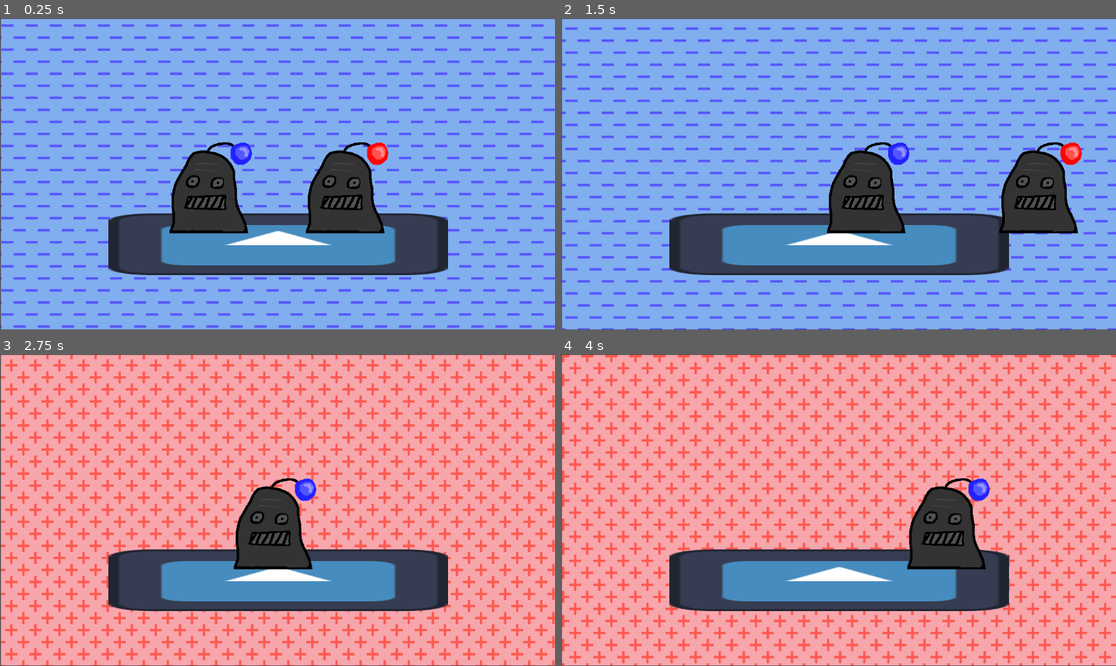
Above: before the commit, frames 1-4 (two rows, left to right).
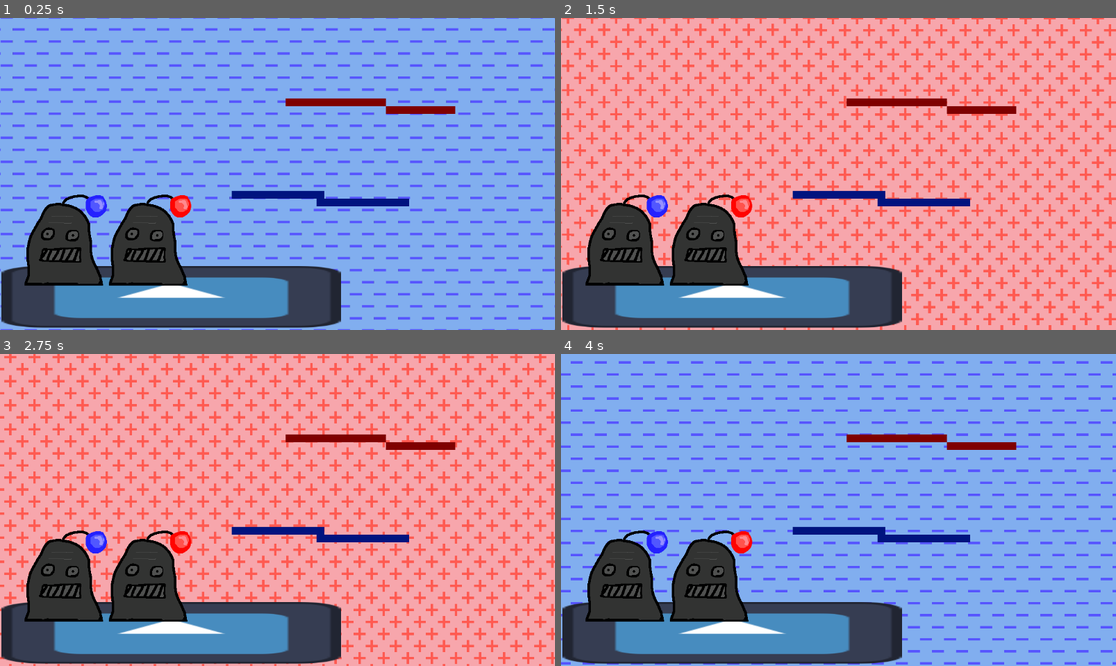
Above: after the commit, the same moments.

Repository: Jyeung05/Magnet-Dudes
Game: Godot game, scene res://scenes/test_level.tscn
The game is run twice, just before and just after one commit, with the same random seed, the same clock (stepped at 60 frames per second) and the same inputs. The engine's default icon, where the game draws it, is replaced by a stand-in: a white triangle on a blue panel in a dark square.
Inputs:
- Up to frame 1 (0.25 s): no input
- Up to frame 2 (1.5 s): tap Enter (ui_accept) at 0.5, 0.77, 0.8, 1.07, 1.35 s; hold Right (ui_right) from 0.53 s (still down); tap E (switch, bound only after the commit) at 0.6 s
- Up to frame 3 (2.75 s): tap Enter (ui_accept) at 1.52, 1.82, 2.3 s; tap E (switch, bound only after the commit) at 1.55, 2.1 s; release Right (ui_right) at 2.03 s; hold Left (ui_left) from 2.03 s (still down)
- Up to frame 4 (4 s): release Left (ui_left) at 2.78 s; hold Right (ui_right) from 2.78 s (still down); tap E (switch, bound only after the commit) at 2.85 s; tap Enter (ui_accept) at 3.02, 3.32, 3.6, 3.77 s

The runs differ from the first frame. In frame 1, 47% of the frame differs, in the area x 0-100%, y 0-100%; in frame 2, 99%; in frame 3, 54%; in frame 4, 99%.

Commit message:
changed key binds

Diff:
--- a/player1.gd
+++ b/player1.gd
@@ -15,7 +15,7 @@
 # Called every frame. 'delta' is the elapsed time since the previous frame.
 func _process(_delta):
 	if(player1):
-		if Input.is_action_just_pressed("ui_accept"):
+		if Input.is_action_just_pressed("switch"):
 			_switch()
 		_walk()
 	#_dash()
@@ -24,7 +24,7 @@
 
 
 func _walk():
-	direction = Input.get_vector("ui_left", "ui_right","ui_up" , "ui_down")
+	direction = Input.get_vector("left", "right","nothing" , "down")
 	velocity = direction * speed
 	_jump()
 	move_and_slide()
@@ -36,13 +36,13 @@
 func _jump():
 	var apex = false;
 	#check if the user wants to jump
-	if Input.is_action_pressed("ui_up"):
+	if Input.is_action_pressed("up"):
 		#subtracts because up is negative in 2d plane
 		velocity.y -= jumpForce
 		jumpForce = jumpForce*0.9
 	#check if the jump has reached its apex when jump force becomes 0, or if they did a short hop
 	#it will consider it the apex
-	if (jumpForce == 0.0 || Input.is_action_just_released("ui_up")):
+	if (jumpForce == 0.0 || Input.is_action_just_released("up")):
 
 		apex = true;
 	if (apex == true):
--- a/player_2.gd
+++ b/player_2.gd
@@ -15,7 +15,7 @@
 # Called every frame. 'delta' is the elapsed time since the previous frame.
 func _process(_delta):
 	if(!player1):
-		if Input.is_action_just_pressed("ui_accept"):
+		if Input.is_action_just_pressed("switch"):
 			_switch()
 		_walk()
 	#_dash()
@@ -24,7 +24,7 @@
 
 
 func _walk():
-	direction = Input.get_vector("ui_left", "ui_right","ui_up" , "ui_down")
+	direction = Input.get_vector("left", "right","up" , "down")
 	velocity = direction * speed
 	_jump()
 	move_and_slide()
@@ -36,13 +36,13 @@
 func _jump():
 	var apex = false;
 	#check if the user wants to jump
-	if Input.is_action_pressed("ui_up"):
+	if Input.is_action_pressed("up"):
 		#subtracts because up is negative in 2d plane
 		velocity.y -= jumpForce
 		jumpForce = jumpForce*0.9
 	#check if the jump has reached its apex when jump force becomes 0, or if they did a short hop
 	#it will consider it the apex
-	if (jumpForce == 0.0 || Input.is_action_just_released("ui_up")):
+	if (jumpForce == 0.0 || Input.is_action_just_released("up")):
 
 		apex = true;
 	if (apex == true):
--- a/project.godot
+++ b/project.godot
@@ -23,6 +23,48 @@
 
 project/assembly_name="Magnet Dudes"
 
+[input]
+
+up={
+"deadzone": 0.5,
+"events": [Object(InputEventKey,"resource_local_to_scene":false,"resource_name":"","device":-1,"window_id":0,"alt_pressed":false,"shift_pressed":false,"ctrl_pressed":false,"meta_pressed":false,"pressed":false,"keycode":0,"physical_keycode":87,"key_label":0,"unicode":119,"echo":false,"script":null)
+]
+}
+left={
+"deadzone": 0.5,
+"events": [Object(InputEventKey,"resource_local_to_scene":false,"resource_name":"","device":-1,"window_id":0,"alt_pressed":false,"shift_pressed":false,"ctrl_pressed":false,"meta_pressed":false,"pressed":false,"keycode":0,"physical_keycode":65,"key_label":0,"unicode":97,"echo":false,"script":null)
+]
+}
+right={
+"deadzone": 0.5,
+"events": [Object(InputEventKey,"resource_local_to_scene":false,"resource_name":"","device":-1,"window_id":0,"alt_pressed":false,"shift_pressed":false,"ctrl_pressed":false,"meta_pressed":false,"pressed":false,"keycode":0,"physical_keycode":68,"key_label":0,"unicode":100,"echo":false,"script":null)
+]
+}
+down={
+"deadzone": 0.5,
+"events": [Object(InputEventKey,"resource_local_to_scene":false,"resource_name":"","device":-1,"window_id":0,"alt_pressed":false,"shift_pressed":false,"ctrl_pressed":false,"meta_pressed":false,"pressed":false,"keycode":0,"physical_keycode":83,"key_label":0,"unicode":115,"echo":false,"script":null)
+]
+}
+switch={
+"deadzone": 0.5,
+"events": [Object(InputEventKey,"resource_local_to_scene":false,"resource_name":"","device":-1,"window_id":0,"alt_pressed":false,"shift_pressed":false,"ctrl_pressed":false,"meta_pressed":false,"pressed":false,"keycode":0,"physical_keycode":69,"key_label":0,"unicode":101,"echo":false,"script":null)
+]
+}
+mag={
+"deadzone": 0.5,
+"events": [Object(InputEventMouseButton,"resource_local_to_scene":false,"resource_name":"","device":-1,"window_id":0,"alt_pressed":false,"shift_pressed":false,"ctrl_pressed":false,"meta_pressed":false,"button_mask":0,"position":Vector2(0, 0),"global_position":Vector2(0, 0),"factor":1.0,"button_index":1,"canceled":false,"pressed":false,"double_click":false,"script":null)
+]
+}
+on_off={
+"deadzone": 0.5,
+"events": [Object(InputEventMouseButton,"resource_local_to_scene":false,"resource_name":"","device":-1,"window_id":0,"alt_pressed":false,"shift_pressed":false,"ctrl_pressed":false,"meta_pressed":false,"button_mask":0,"position":Vector2(0, 0),"global_position":Vector2(0, 0),"factor":1.0,"button_index":2,"canceled":false,"pressed":false,"double_click":false,"script":null)
+]
+}
+nothing={
+"deadzone": 0.5,
+"events": []
+}
+
 [layer_names]
 
 2d_physics/layer_1="universal_walls"
--- a/scenes/test_level.tscn
+++ b/scenes/test_level.tscn
@@ -1,9 +1,10 @@
-[gd_scene load_steps=5 format=3 uid="uid://dnop5y8r01gai"]
+[gd_scene load_steps=6 format=3 uid="uid://dnop5y8r01gai"]
 
 [ext_resource type="PackedScene" uid="uid://bdafyvsx12f4n" path="res://scenes/platform.tscn" id="1_yr3l8"]
 [ext_resource type="PackedScene" uid="uid://c1x2qhmk57cxx" path="res://scenes/player_1.tscn" id="2_m6lx5"]
 [ext_resource type="PackedScene" uid="uid://bl67y8oanwipu" path="res://scenes/player_2.tscn" id="3_7oeql"]
 [ext_resource type="PackedScene" uid="uid://dtq0kyda08ss" path="res://scenes/background.tscn" id="4_t1jh8"]
+[ext_resource type="PackedScene" path="res://scenes/tile_map.tscn" id="5_mtt7e"]
 
 [node name="test_level" type="Node2D"]
 position = Vector2(575, 299)
@@ -12,24 +13,28 @@
 anchors_preset = 0
 anchor_right = 0.0
 anchor_bottom = 0.0
-offset_left = -573.0
-offset_top = -297.0
-offset_right = 582.0
-offset_bottom = 348.0
+offset_left = -900.0
+offset_top = -539.0
+offset_right = 1072.0
+offset_bottom = 660.0
 grow_horizontal = 1
 grow_vertical = 1
 
 [node name="platform" parent="." instance=ExtResource("1_yr3l8")]
-position = Vector2(2, 171)
+position = Vector2(-220, 280)
 collision_layer = 3
 collision_mask = 3
 
 [node name="player1" parent="." instance=ExtResource("2_m6lx5")]
-position = Vector2(-143, 33)
+position = Vector2(-444, 127)
 collision_layer = 16
+collision_mask = 5
+
+[node name="player2" parent="." instance=ExtResource("3_7oeql")]
+position = Vector2(-269, 132)
+collision_layer = 32
 collision_mask = 3
 
-[node name="player2" parent="." instance=ExtResource("3_7oeql")]
-position = Vector2(140, 29)
-collision_layer = 32
-collision_mask = 3
+[node name="TileMap" parent="." instance=ExtResource("5_mtt7e")]
+position = Vector2(-350, -36)
+layer_0/tile_data = PackedInt32Array(393232, 1, 2, 393233, 1, 2, 393234, 1, 2, 393235, 1, 2, 393236, 1, 2, 393237, 1, 2, 393238, 1, 2, 393239, 1, 2, 393240, 1, 2, 393241, 1, 2, 393242, 1, 2, 393243, 1, 2, 458779, 1, 2, 458780, 1, 2, 458781, 1, 2, 458782, 1, 2, 458783, 1, 2, 458784, 1, 2, 458785, 1, 2, 458786, 1, 2, 458787, 1, 2, 458788, 1, 2, 458789, 1, 2, 458790, 1, 2, -393193, 1, 1, -393192, 1, 1, -393191, 1, 1, -393190, 1, 1, -393189, 1, 1, -393188, 1, 1, -393187, 1, 1, -393186, 1, 1, -393185, 1, 1, -393184, 1, 1, -393183, 1, 1, -393182, 1, 1, -393181, 1, 1, -327644, 1, 1, -327643, 1, 1, -327642, 1, 1, -327641, 1, 1, -327640, 1, 1, -327639, 1, 1, -327638, 1, 1, -327637, 1, 1, -327636, 1, 1)
